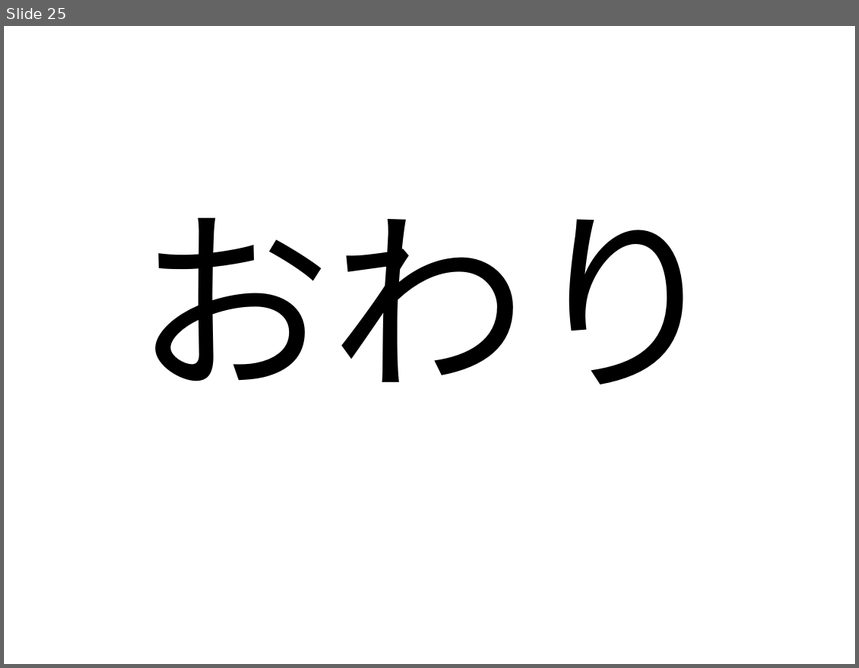
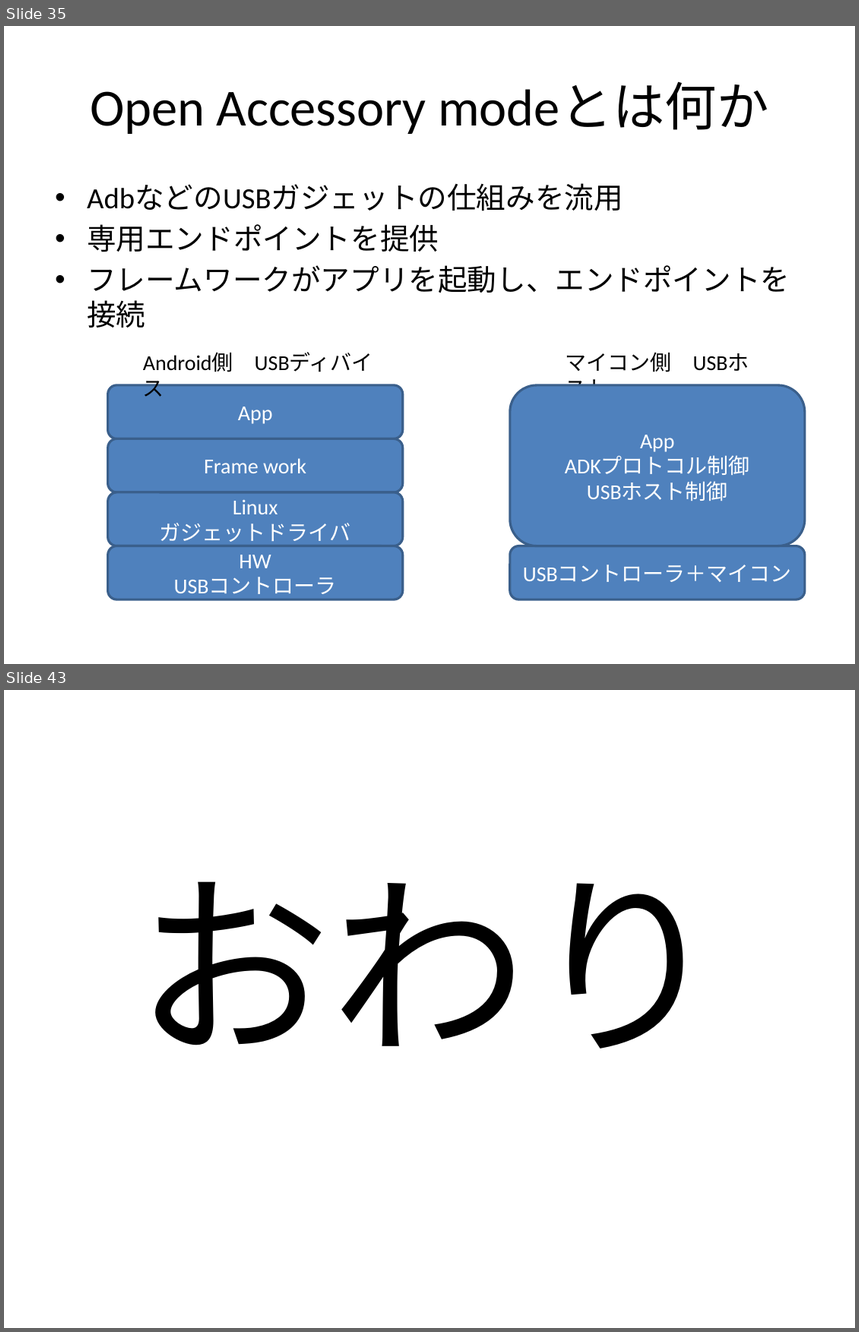
Before and after one commit to magoroku15/OpenAccessoryDemo, a slide deck: Doc/poorman's adk.pptx. Shown one above the other, each under a label of ours: slide 25 before the commit, slides 35 and 43 after it; the slides between them are not shown. The pictures are 859x668 and 859x1332 pixels, drawn with LibreOffice and Linux fonts; fonts in the diff are those of the drawing. Boxes give left, top, right and bottom in pixels: in the first picture for what was removed or moved away, otherwise in the second. Text is boxed around its words. In the diff, an @@ line names an element or a change of style, - is before the commit and + after.

```diff
--- a/Doc/poorman's adk.pptx
+++ b/Doc/poorman's adk.pptx
@@ slide 35 added at [4,26,855,664], background #FFFFFF @@
@@ title added at [90,82,769,134], 44 pt, text #000000 @@
+Open Accessory modeとは何か
@@ text added at [87,183,790,293], 24.8 pt, text #000000 @@
+• AdbなどのUSBガジェットの仕組みを流用
+• 専用エンドポイントを提供
+• フレームワークがアプリを起動し、エンドポイントを接続
@@ text added at [143,353,234,373], 18 pt, text #000000 @@
+Android側 USBディバイス
@@ text added at [566,352,672,373], 18 pt, text #000000 @@
+マイコン側 USBホスト
@@ rounded rectangle added at [108,385,402,439], fill #4F81BD, outline #3A5F8C 2 pt, 18 pt, text #FFFFFF @@
+App
@@ rounded rectangle added at [509,385,804,546], fill #4F81BD, outline #3A5F8C 2 pt, 18 pt, text #FFFFFF @@
+App
+ADKプロトコル制御
+USBホスト制御
@@ rounded rectangle added at [108,439,402,493], fill #4F81BD, outline #3A5F8C 2 pt, 18 pt, text #FFFFFF @@
+Frame work
@@ rounded rectangle added at [108,493,402,546], fill #4F81BD, outline #3A5F8C 2 pt, 18 pt, text #FFFFFF @@
+Linux
+ガジェットドライバ
@@ rounded rectangle added at [108,546,402,600], fill #4F81BD, outline #3A5F8C 2 pt, 18 pt, text #FFFFFF @@
+HW
+USBコントローラ
@@ rounded rectangle added at [509,546,804,600], fill #4F81BD, outline #3A5F8C 2 pt, 18 pt, text #FFFFFF @@
+USBコントローラ＋マイコン
@@ what was slide 25 is now slide 43 @@
```
Also in this commit, not shown: 4 slides changed, 17 other slides added.
